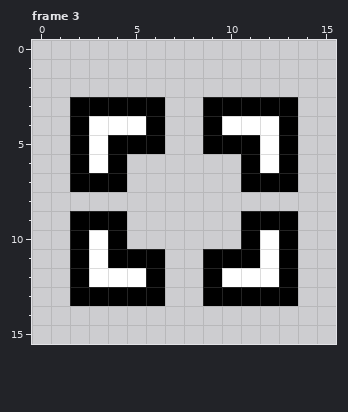
Pixel-art file: aseprite/sprites/cursor.aseprite. The first picture shows the starting point.
16x16 pixels, 4 frames. Shown: frame 3.
After the commit:
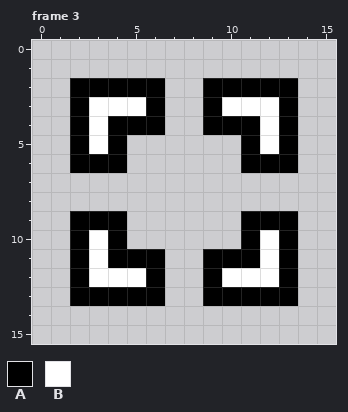
Palette (. is transparent): A #000000  B #ffffff
Changes in this commit:
Frame 3:
y 2: x 2..6 ..... -> AAAAA; x 9..13 ..... -> AAAAA
y 3: x 3..5 AAA -> BBB; x 10..12 AAA -> BBB
y 4: x 4..5 BB -> AA; x 10..11 BB -> AA
y 5: x 5..6 AA -> ..; x 9..10 AA -> ..
y 6: x 3 B -> A; x 12 B -> A
y 7: x 2..4 AAA -> ...; x 11..13 AAA -> ...
Pixel boxes of the changes (left, top, right, bottom) in both pictures:
changed: (70, 78, 298, 192)
